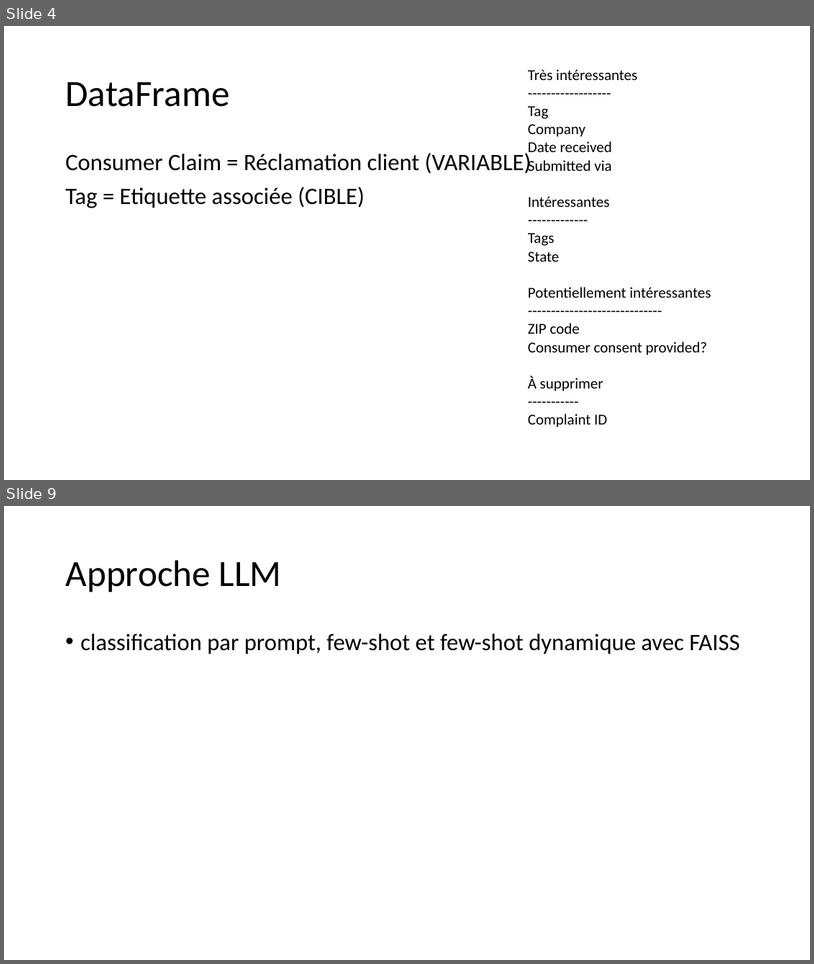
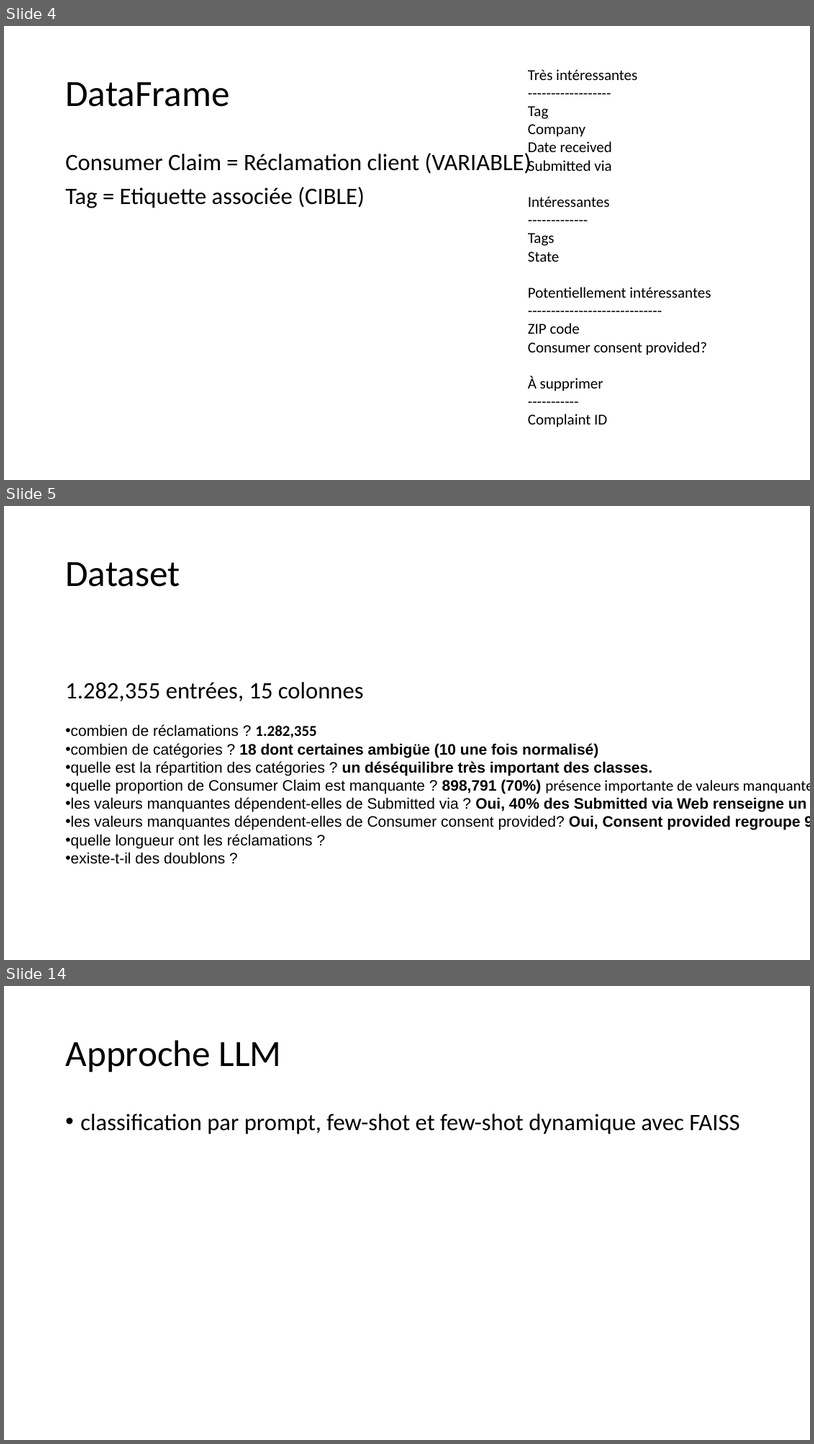
Before and after one commit to Ace4teaM/OCR-ZenAssist, a slide deck: Présentation.pptx. Shown one above the other, each under a label of ours: slides 4 and 9 before the commit, slides 4, 5 and 14 after it; the slides between them are not shown. The pictures are 814x964 and 814x1444 pixels, drawn with LibreOffice and Linux fonts; fonts in the diff are those of the drawing. Boxes give left, top, right and bottom in pixels: in the first picture for what was removed or moved away, otherwise in the second. Text is boxed around its words. In the diff, an @@ line names an element or a change of style, - is before the commit and + after.

```diff
--- a/Présentation.pptx
+++ b/Présentation.pptx
@@ slide 5 added at box(4, 506, 810, 960), background #FFFFFF @@
@@ title added at box(65, 562, 180, 587), 44 pt, text #000000 @@
+Dataset
@@ text added at box(65, 682, 808, 864), 18 pt, text #000000 @@
+1.282,355 entrées, 15 colonnes
+• combien de réclamations ? 1.282,355
+• combien de catégories ? 18 dont certaines ambigüe (10 une fois normalisé)
+• quelle est la répartition des catégories ? un déséquilibre très important des classes.
+• quelle proportion de Consumer Claim est manquante ? 898,791 (70%) présence importante de valeurs manquantes
+• les valeurs manquantes dépendent-elles de Submitted via ? Oui, 40% des Submitted via Web renseigne un texte
+• les valeurs manquantes dépendent-elles de Consumer consent provided? Oui, Consent provided regroupe 99% des textes
+• quelle longueur ont les réclamations ?
+• existe-t-il des doublons ?
@@ what was slide 9 is now slide 14 @@
```
Also in this commit, not shown: 3 slides changed, 10 other slides added, 2 slides removed, 6 other files.
